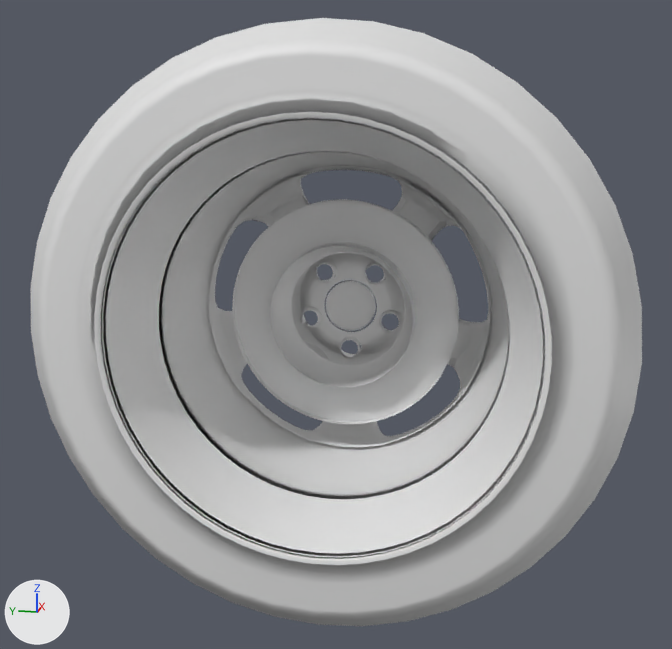
The glTF model public/parts/wheel_yamabuki.glb as it was, and as the next commit left it.
Before and after are seen from a 50 mm lens placed at (-0.884, -0.174, 0.216), pointed at (-0.002, 0.003, -0.005). The axes (+X, +Y, +Z) are drawn at lower left. The lights are the same throughout. The older version comes first. Where no turn or scale is listed for an object, it has been applied to the vertices. Vertices at exactly the same position are counted once.

The first picture shows 'Wheel'.
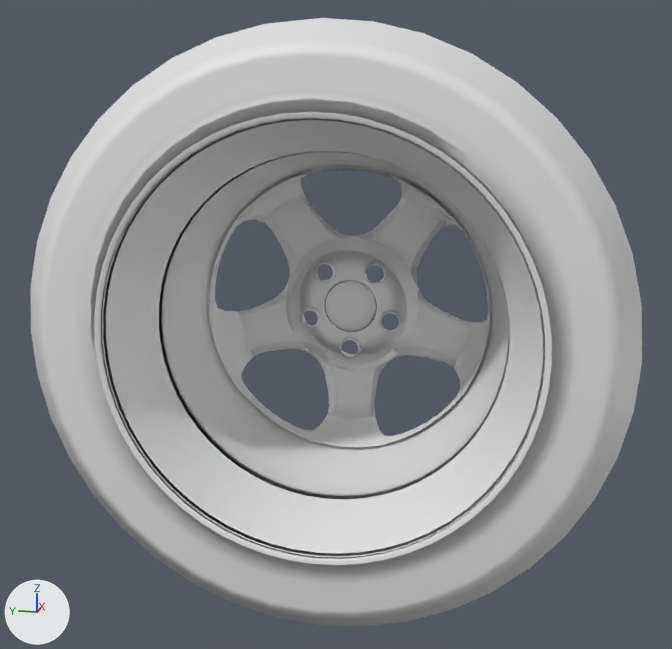
Commit message: Remove the donor's brake rotor from the Yamabuki wheel

Where the change shows, as pixel boxes [x1, y1, x2, y2] in the pictures (672 x 649 px):
part 1 of me_wheels_wheel_yamabuki, deleted: before [232, 199, 459, 424]

The change, as a list of edits to the scene's bpy script:
```text
Change me_wheels_wheel_yamabuki:
    used by ob_wheel; location = (0.0, 0.0, 0.0)
    remove me_wheels_wheel_yamabuki.from_pydata(...)  # 5787 vertices, 10123 faces; spans x -0.125..0.125, y -0.28..0.28, z -0.28..0.28
    add me_wheels_wheel_yamabuki.from_pydata(...)  # 5308 vertices, 9424 faces; spans x -0.125..0.125, y -0.28..0.28, z -0.28..0.28
    me_wheels_wheel_yamabuki part 1: 11 loose pieces with 479 vertices, spanning x 0.008..0.046, y -0.116..0.116, z -0.116..0.116, are deleted
```
